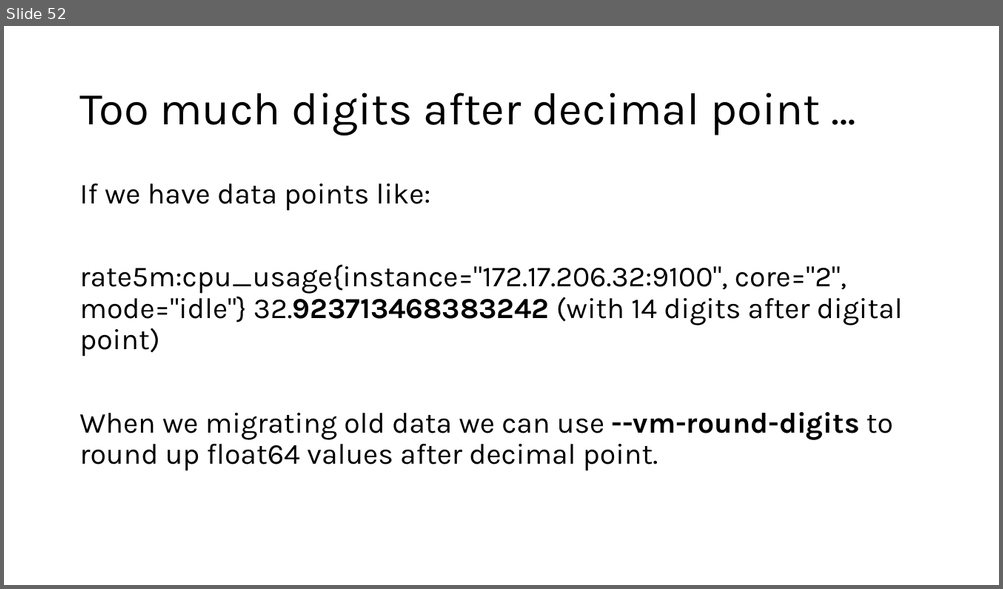
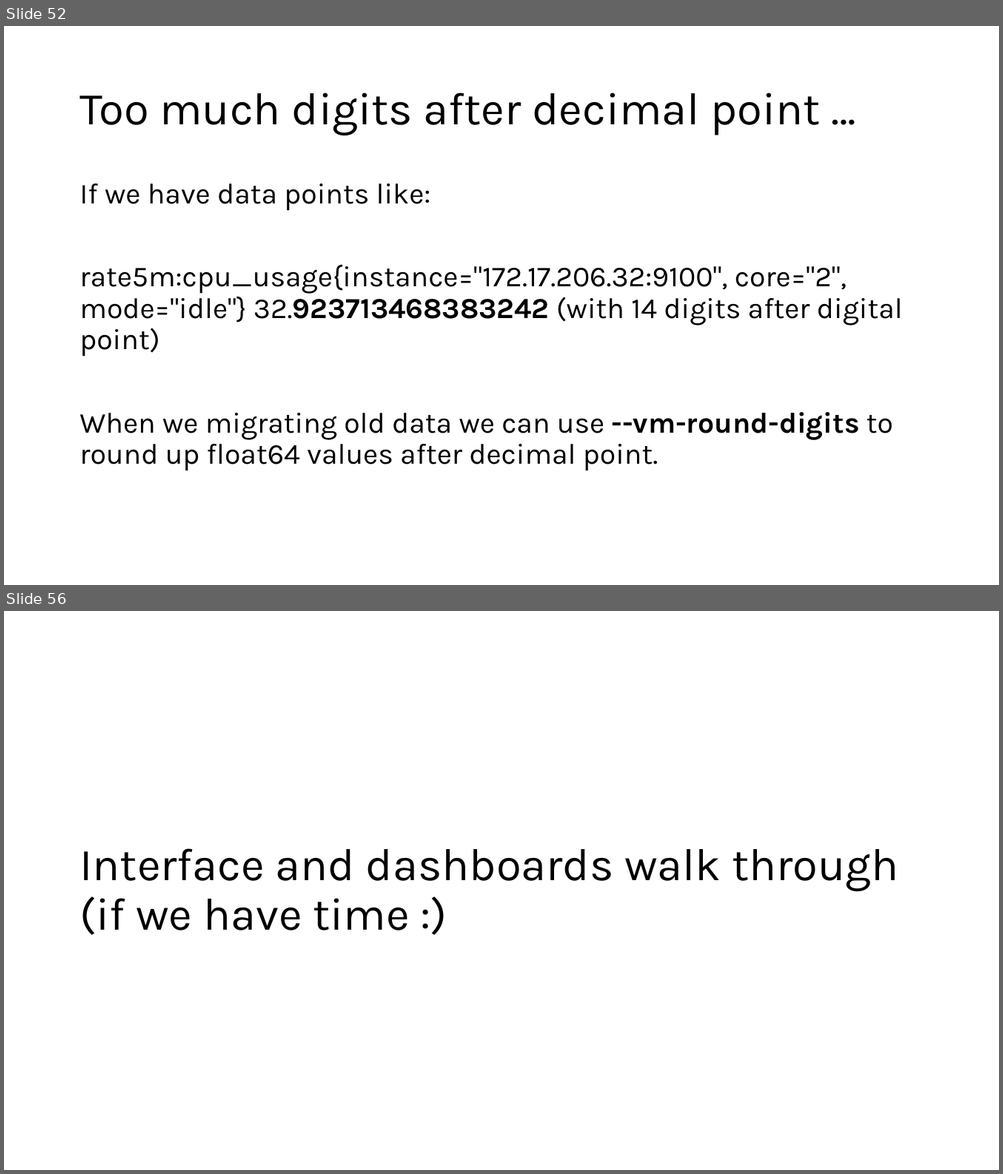
Before and after one commit to DStefanow/victoriametrics-poc, a slide deck: presentation-content/migrating-from-prometheus-to-vm.pptx. Shown one above the other, each under a label of ours: slide 52 before the commit, slides 52 and 56 after it; the slides between them are not shown. The pictures are 1003x589 and 1003x1174 pixels, drawn with LibreOffice and Linux fonts; fonts in the diff are those of the drawing. Boxes give left, top, right and bottom in pixels: in the first picture for what was removed or moved away, otherwise in the second. Text is boxed around its words. In the diff, an @@ line names an element or a change of style, - is before the commit and + after.

```diff
--- a/presentation-content/migrating-from-prometheus-to-vm.pptx
+++ b/presentation-content/migrating-from-prometheus-to-vm.pptx
@@ slide 56 added at (4,611,999,1170), background #FFFFFF @@
@@ title added at (79,849,898,935), 44 pt, text #000000 @@
+Interface and dashboards walk through (if we have time :)
```
Also in this commit, not shown: 5 other slides added.
